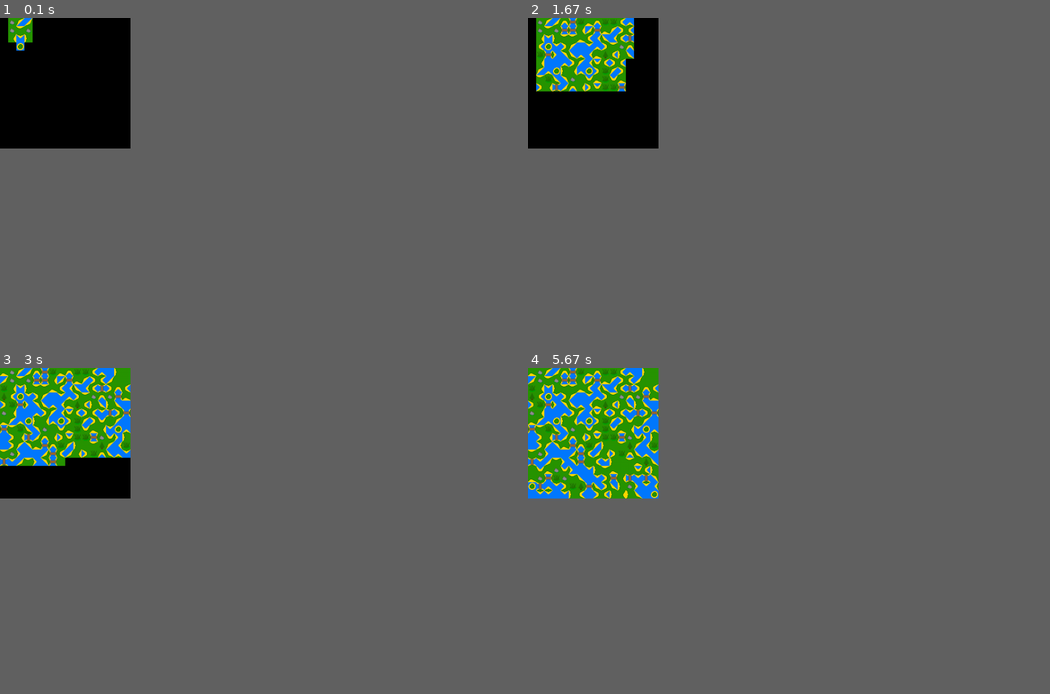
Above: before the commit, frames 1-4 (two rows, left to right).
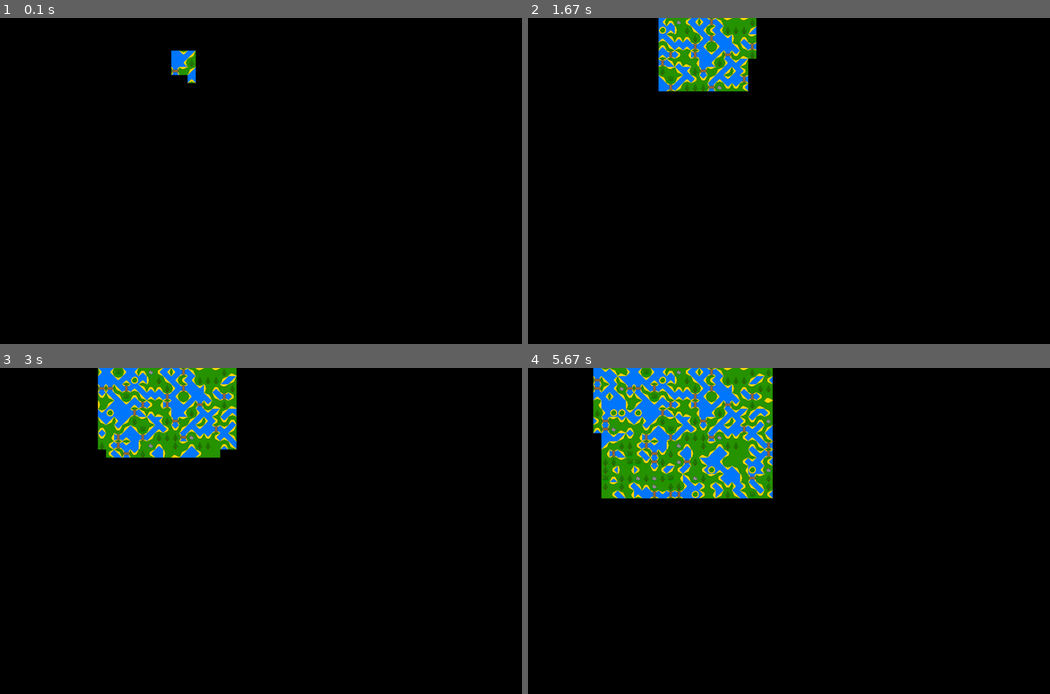
Above: after the commit, the same moments.

Repository: Nibormik/Bleder-Wavefuction-collapse
Game: pygame game, started from WFC_TEST/Pygame visulize.py
Same seed, same stepped clock (60 frames per second), same inputs: the game is played once before the commit and once after it.
Inputs:
- Up to frame 1 (0.1 s): no input
- Up to frame 2 (1.67 s): no input
- Up to frame 3 (3 s): no input
- Up to frame 4 (5.67 s): no input
In our replay, the window is 225x225 before the commit and 900x562 after it. These sizes can differ from the game's own. Grey fills any space a smaller window leaves; there, only what the larger window draws over its background counts as a difference.

The runs differ from the first frame. In frame 1, 0.8% of the frame differs, in the area x 1-38%, y 0-21%; in frame 2, 8.2%; in frame 3, 12%; in frame 4, 17%, in the area x 0-47%, y 0-41%.

Commit message:
test stuff

Diff:
--- a/WFC_TEST/Cells_image.json
+++ b/WFC_TEST/Cells_image.json
@@ -268,5 +268,35 @@
             "2"
         ],
         "image": "./Tiles/18.png"
+    },
+    {
+        "Name": "11112",
+        "key": [
+            "1",
+            "1",
+            "1",
+            "1"
+        ],
+        "image": "./Tiles/23.png"
+    },
+    {
+        "Name": "11113",
+        "key": [
+            "1",
+            "1",
+            "1",
+            "1"
+        ],
+        "image": "./Tiles/23.png"
+    },
+    {
+        "Name": "11114",
+        "key": [
+            "1",
+            "1",
+            "1",
+            "1"
+        ],
+        "image": "./Tiles/23.png"
     }
 ]
--- a/WFC_TEST/Pygame visulize.py
+++ b/WFC_TEST/Pygame visulize.py
@@ -7,10 +7,10 @@
 
 pygame.init()
 
-SIZE = (16,16)
+SIZE = (40,64)
 CELL_SET = "./Cells_image.json"
 CELL_SIZE = 15
-DISPLAY_SIZE = (SIZE[0]*CELL_SIZE,SIZE[1]*CELL_SIZE)
+DISPLAY_SIZE = (SIZE[1]*CELL_SIZE,SIZE[0]*CELL_SIZE)
 flags= []
 DISPLAY = pygame.display.set_mode(DISPLAY_SIZE,pygame.SCALED)
 DRAW_SURFACE = pygame.display.set_mode(DISPLAY_SIZE,pygame.SCALED)
@@ -31,8 +31,7 @@
             if WFC.cell_grid[pos_X][pos_Y].Cell:
                 colors = WFC.cell_grid[pos_X][pos_Y].Cell["color"]
                 DISPLAY.set_at((posX+x,posY-y+2), tuple(colors[x][y]))
-            else:
-                DISPLAY.set_at((posX+x,posY-y+2), (0,0,0))
+
 def draw_image(pos_X,pos_Y,size):
     posX = pos_X * size
     posY = pos_Y * size
@@ -53,6 +52,10 @@
         os.system("cls")
         print("Collapsing Cells")
         print(f"Iterations {ITER}")
+    else:
+        pygame.image.save(DISPLAY,'Output.png')
+        pygame.quit()
+        sys.exit()
 
     for x,v in enumerate(WFC.cell_grid):
         for y,v in enumerate(v):
Binary file added: WFC_TEST/Output.png
